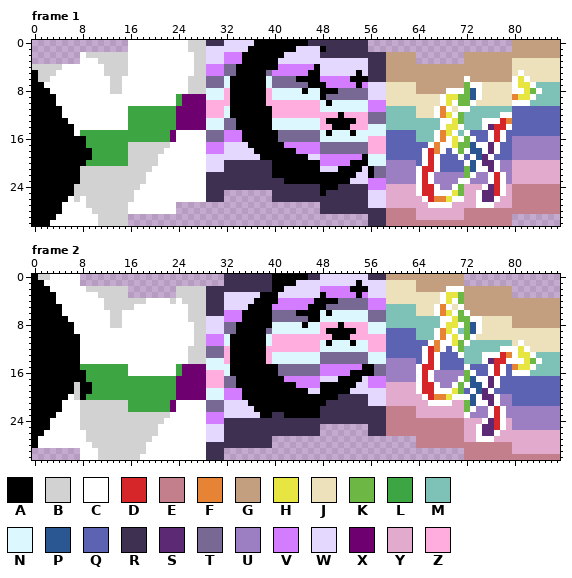
Two states of a pixel-art file, Assets/button wave/marcus pride button wave.aseprite. The picture above is the old version.
88x31 pixels, 8 frames. Shown: frame 1, frame 2. The commit also changed other frames, which this record leaves out.
Palette (. is transparent): A #000000  B #d2d2d2  C #ffffff  D #d62629  E #c37f8c  F #e78335  G #c39f7f  H #e7e542  J #ede1bb  K #6db744  L #3da542  M #7ec2b7  N #ddf7ff  P #2a5792  Q #5c63b3  R #3e3050  S #5c2974  T #776894  U #9c7fc2  V #d37cff  W #e5d8ff  X #6e0070  Y #e2aacd  Z #ffadde
Pixels before, frame 1 (only the part around the change), first column x 17:
 0 CCCCCCCCCBBBRRRWWWWWAAAAAAAAARRRRRRRRRR............
 1 CCCCCCCCCBBBWWWWWWWAAAAAAAAWWWWARRRRRRR............
 2 CCCCCCCCCCBBWWWVVVAAAAAAAWWWWWWRRRRRRRRRRRGGGGG....
 3 CCCCCCCCCCBBWWWVVVAAAAAAWWWWWWWWWWWWWWWRRRGGGGG....
 4 CCCCCCCCCCBBVVVTTAAAAAAAVVVVVVAWWWWWWWWRRRGGGGGGGGG
 5 CCCCCCCCCCBBVVVTTAAAAATVVVVVVAAWWWWWWAWRRRGGGGGGGGG
 6 CCCCCCCCCBBBTTTNAAAAAANTTTTAAAAVVVVVAAARRRGGGGGGGGG
 7 CCCCCCCCCBBBTTTNAAAAAANTTTTTTAAAVVVVVAVWWWJJJJJGGGG
 8 CCCCCCCCCBBBNNNZAAAAAAZNNNNNANNAAATTTTTWWWJJJJJGGGG
 9 CCCCCCCLXXXXNNNZAAAAAAZNNNNNNNNATTTTTTTWWWJJJJJJJJJ
10 CCCCCCCLXXXXZZZZAAAAAAZZZZZZZZZNANNNNNNVVVJJJJJJJJJ
11 LLLLLLLXXXXXZZZNAAAAAAAZZZZZZZZNNNNNNNNVVVMMMMMJJJC
12 LLLLLLLXXXXXZZZNAAAAAAAZZZZZZZZZZZAZZZZTTTMMMMMJJJC
13 LLLLLLLXXXXXNNNTTAAAAAANNNNNNNNZAAAAAZZTTTMMMMMMMMM
14 LLLLLLLXXXXXNNNTTAAAAAANNNNNNNNZZAAAZZZNNNMMMMMMMMM
15 LLLLLLXCCCCCTTTVVVAAAAAATTTTTTTNANNNANNNNNQQQQQMMMC
16 LLLLLLXCCCCCTTTVVVAAAAAATTTTTTTNNNNNNNNZZZQQQQQMMMC
17 BBBBBBCCCCCCVVVWWWWAAAAAAVVVVVVTTTTTTTTZZZQQQQQQQCF
18 BBBBBCCCCCCCVVVWWWWWAAAAAAAVVVVTTTTTTTTZZZQQQQQQCDF
19 BBBBCCCCCCCCWWWWWWWWWAAAAAAAAWWVVVVVVVANNNQQQQQQCDC
20 BBBBCCCCCCCCWWWRRRRRRRRAAAAAAAAVVVVVAAANNNUUUUUQCDC
21 BBBCCCCCCCCCWWWRRRRRRRRAAAAAAAAWWWAAAAWATTUUUUUCDDC
22 BBCCCCCCCCCCRRRRRRRRRRRAAAAAAAAAAAAAAWWATTUUUUUCDCU
23 BBCCCCCCCCCCRRRRRRRRRRRRRAAAAAAAAAAAWWWVVVUUUUUCDCU
24 BCCCCCCCCCCCRRRRRRRRRRRRRRRRRRRAAARRRRRVVVYYYYYCDDC
25 CCCCCCCCCCCCRRR........RRRRRRRRARRRRRRRWWWYYYYYCDDC
26 CCCCCCCCCCCCRRR........RRRRRRRRRRRRRRRRWWWYYYYYYCDF
27 CCCCCCC........................RRRRRRRRWWWYYYYYYYCC
28 CCCCCCC........................RRRRRRRRRRREEEEEYYYY
29 .......................................RRREEEEEYYYY
30 .......................................RRREEEEEEEEE
Pixels before, frame 2 (only the part around the change), first column x 18:
 0 ..............RRRRRRRRAAAAAARRWWWWWWWWRRRGGG
 1 ..............RRRRRRRRAAAAWWWWWWWWWWAWWWWJJJ
 2 ......BBBBBRRRRRRRRRRRAAWWWWWWVVVVVAAAWWWJJJ
 3 ......BBBBBRRRWWWWWWAAAWWWWWWWAVVVVVAVWWWJJJ
 4 BCCCCBCBBBBRRRWWWWWAAAAVVVVVVAAAATTTTTVVVJJJ
 5 CCCCCCCCBBBRRRWWWWAAAAVVVVVVAAATTTTTTTVVVMMM
 6 CCCCCCCCBBBRRRVVVAAAAATTTTAAAANANNNNNNTTTMMM
 7 CCCCCCCCBBBWWWVVVAAAAATTTTTTAANNNNNNNNTTTMMM
 8 CCCCCCCCCBBWWWTTAAAAAANNNNNANNZZZAZZZZNNNMMM
 9 CCCCCCCCCBBWWWTTAAAAATNNNNNNNNZAAAAAZZNNNQQQ
10 CCCCCCCCCBBVVVNAAAAAANZZZZZZZZZZAAAZZZZZZQQQ
11 CCCCCCCCCBBVVVNAAAAAANZZZZZZZZNANNNANNZZZQQQ
12 CCCCCCCCBBBTTTZAAAAAAZZZZZZZZZNNNNNNNNZZZQQQ
13 CCCCCCCCBBBTTTZAAAAAAZNNNNNNNNTTTTTTTTNNNQQQ
14 CCCCCCCCBBBNNNZAAAAAAZNNNNNNNNTTTTTTTTNNNUUU
15 CCCCCCLXXXXNNNNAAAAAAAATTTTTTTVVVVVVVAATTUUU
16 CCCCCCLXXXXZZZNAAAAAAAATTTTTTTVVVVVAAAATTUUU
17 LLLLLLXXXXXZZZTTAAAAAAAAVVVVVVWWWAAAAWVVVUUU
18 LLLLLLXXXXXZZZTTAAAAAAAAAAVVVVAAAAAAWWVVVYYY
19 LLLLLLXXXXXNNNVVVAAAAAAAAAAAWWAAAAAWWWWWWYYY
20 LLLLLLXXXXXNNNVVVAAAAAAAAAAAAAAAARRRRRWWWYYY
21 LLLLLXCCCCCTTTWWWWAAAAAAAAAAAAARRRRRRRWWWYYY
22 LLLLLXCCCCCTTTWWWWWAAAAAAAAAAARRRRRRRRRRREEE
23 BBBBBCCCCCCVVVWWWWWWAARRAAAAAARRRRRRRRRRREEE
24 BBBBCCCCCCCVVVRRRRRRRRRRRRRRRRRRRRRRRRRRREEE
25 BBBCCCCCCCCWWWRRRRRRRRRRRRRRRR........RRREEE
26 BBBCCCCCCCCWWWRRRRRRRRRRRRRRRR........RRREEE
27 BBCCCCCCCCCWWWRRRRRRRR......................
28 BCCCCCCCCCCRRRRRRRRRRR......................
29 BCCCCCCCCCCRRR..............................
30 CCCCCCCCCCCRRR..............................
The same view after the edit:
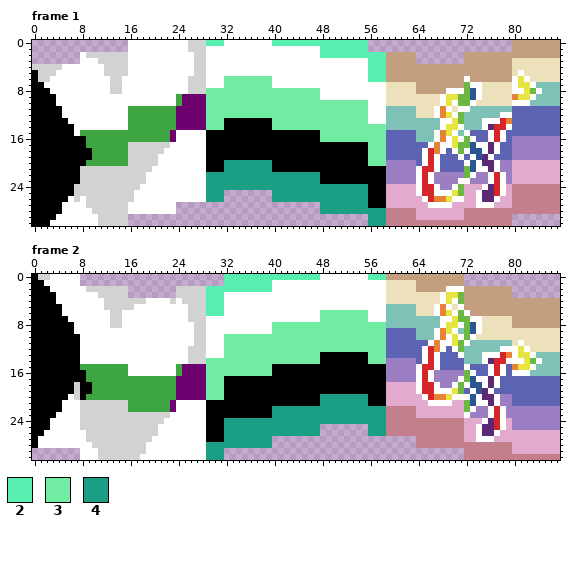
Colours new in this view: 2 #58efb3  3 #72eba5  4 #1a9f85
From old to new:
layer "Layer 3" added
layer "Layer Copy" now hidden
Frame 1:
y 0: x 29..55 RRRWWWWWAAAAAAAAARRRRRRRRRR -> 222CCCCCCCC2222222222222222
y 1: x 29..55 WWWWWWWAAAAAAAAWWWWARRRRRRR -> CCCCCCCCCCCCCCCCCCC22222222
y 2: x 29..58 WWWVVVAAAAAAAWWWWWWRRRRRRRRRRR -> CCCCCCCCCCCCCCCCCCC22222222222
y 3: x 29..58 WWWVVVAAAAAAWWWWWWWWWWWWWWWRRR -> CCCCCCCCCCCCCCCCCCCCCCCCCCC222
y 4: x 29..58 VVVTTAAAAAAAVVVVVVAWWWWWWWWRRR -> CCCCCCCCCCCCCCCCCCCCCCCCCCC222
y 5: x 29..58 VVVTTAAAAATVVVVVVAAWWWWWWAWRRR -> CCCCCCCCCCCCCCCCCCCCCCCCCCC222
y 6: x 29..58 TTTNAAAAAANTTTTAAAAVVVVVAAARRR -> CCC33333333CCCCCCCCCCCCCCCC222
y 7: x 29..58 TTTNAAAAAANTTTTTTAAAVVVVVAVWWW -> CCC33333333CCCCCCCCCCCCCCCCCCC
y 8: x 29..58 NNNZAAAAAAZNNNNNANNAAATTTTTWWW -> 3333333333333333333CCCCCCCCCCC
y 9: x 29..58 NNNZAAAAAAZNNNNNNNNATTTTTTTWWW -> 3333333333333333333CCCCCCCCCCC
y 10: x 29..58 ZZZZAAAAAAZZZZZZZZZNANNNNNNVVV -> 333333333333333333333333333CCC
y 11: x 29..58 ZZZNAAAAAAAZZZZZZZZNNNNNNNNVVV -> 333333333333333333333333333CCC
y 12: x 29..58 ZZZNAAAAAAAZZZZZZZZZZZAZZZZTTT -> 333333333333333333333333333CCC
y 13: x 29..33 NNNTT -> 333AA; x 40..58 NNNNNNNNZAAAAAZZTTT -> 3333333333333333CCC
y 14: x 29..33 NNNTT -> 333AA; x 40..58 NNNNNNNNZZAAAZZZNNN -> 3333333333333333333
y 15: x 29..34 TTTVVV -> AAAAAA; x 41..58 TTTTTTTNANNNANNNNN -> AAAAAAA33333333333
y 16: x 29..34 TTTVVV -> AAAAAA; x 41..58 TTTTTTTNNNNNNNNZZZ -> AAAAAAA33333333333
y 17: x 29..35 VVVWWWW -> AAAAAAA; x 42..58 VVVVVVTTTTTTTTZZZ -> AAAAAAAAAAAAAA333
y 18: x 29..36 VVVWWWWW -> AAAAAAAA; x 44..58 VVVVTTTTTTTTZZZ -> AAAAAAAAAAAA333
y 19: x 29..37 WWWWWWWWW -> AAAAAAAAA; x 46..54 WWVVVVVVV -> AAAAAAAAA; x 56..58 NNN -> 333
y 20: x 29..39 WWWRRRRRRRR -> AAA44444444; x 48..52 VVVVV -> AAAAA; x 56..58 NNN -> 333
y 21: x 29..39 WWWRRRRRRRR -> AAA44444444; x 48..50 WWW -> AAA; x 55 W -> A; x 57..58 TT -> AA
y 22: x 29..47 RRRRRRRRRRRAAAAAAAA -> 4444444444444444444; x 54..55 WW -> AA; x 57..58 TT -> AA
y 23: x 29..47 RRRRRRRRRRRRRAAAAAA -> 4444444444444444444; x 53..58 WWWVVV -> AAAAAA
y 24: x 29..58 RRRRRRRRRRRRRRRRRRRAAARRRRRVVV -> 444444444444444444444444444AAA
y 25: x 29..31 RRR -> 444; x 40..58 RRRRRRRRARRRRRRRWWW -> 4444444444444444AAA
y 26: x 29..31 RRR -> 444; x 40..58 RRRRRRRRRRRRRRRRWWW -> 4444444444444444AAA
y 27: x 48..58 RRRRRRRRWWW -> 44444444AAA
y 28: x 48..58 RRRRRRRRRRR -> 44444444444
y 29..30: x 56..58 RRR -> 444
Frame 2:
y 0: x 32..58 RRRRRRRRAAAAAARRWWWWWWWWRRR -> 2222222222222222CCCCCCCC222
y 1: x 32..58 RRRRRRRRAAAAWWWWWWWWWWAWWWW -> 22222222CCCCCCCCCCCCCCCCCCC
y 2: x 29..58 RRRRRRRRRRRAAWWWWWWVVVVVAAAWWW -> 22222222222CCCCCCCCCCCCCCCCCCC
y 3: x 29..58 RRRWWWWWWAAAWWWWWWWAVVVVVAVWWW -> 222CCCCCCCCCCCCCCCCCCCCCCCCCCC
y 4: x 29..58 RRRWWWWWAAAAVVVVVVAAAATTTTTVVV -> 222CCCCCCCCCCCCCCCCCCCCCCCCCCC
y 5: x 29..58 RRRWWWWAAAAVVVVVVAAATTTTTTTVVV -> 222CCCCCCCCCCCCCCCCCCCCCCCCCCC
y 6: x 29..58 RRRVVVAAAAATTTTAAAANANNNNNNTTT -> 222CCCCCCCCCCCCCCCC33333333CCC
y 7: x 29..58 WWWVVVAAAAATTTTTTAANNNNNNNNTTT -> CCCCCCCCCCCCCCCCCCC33333333CCC
y 8: x 29..58 WWWTTAAAAAANNNNNANNZZZAZZZZNNN -> CCCCCCCCCCC3333333333333333333
y 9: x 29..58 WWWTTAAAAATNNNNNNNNZAAAAAZZNNN -> CCCCCCCCCCC3333333333333333333
y 10: x 29..58 VVVNAAAAAANZZZZZZZZZZAAAZZZZZZ -> CCC333333333333333333333333333
y 11: x 29..58 VVVNAAAAAANZZZZZZZZNANNNANNZZZ -> CCC333333333333333333333333333
y 12: x 29..58 TTTZAAAAAAZZZZZZZZZNNNNNNNNZZZ -> CCC333333333333333333333333333
y 13: x 29..58 TTTZAAAAAAZNNNNNNNNTTTTTTTTNNN -> CCC3333333333333333AAAAAAAA333
y 14: x 29..58 NNNZAAAAAAZNNNNNNNNTTTTTTTTNNN -> 3333333333333333333AAAAAAAA333
y 15: x 29..39 NNNNAAAAAAA -> 33333333333; x 41..54 TTTTTTTVVVVVVV -> AAAAAAAAAAAAAA; x 57..58 TT -> AA
y 16: x 29..39 ZZZNAAAAAAA -> 33333333333; x 41..52 TTTTTTTVVVVV -> AAAAAAAAAAAA; x 57..58 TT -> AA
y 17: x 29..33 ZZZTT -> 333AA; x 42..50 VVVVVVWWW -> AAAAAAAAA; x 55..58 WVVV -> AAAA
y 18: x 29..33 ZZZTT -> 333AA; x 44..47 VVVV -> AAAA; x 54..58 WWVVV -> AAAAA
y 19: x 29..34 NNNVVV -> 333AAA; x 46..47 WW -> AA; x 53..58 WWWWWW -> AAAAAA
y 20: x 29..34 NNNVVV -> 333AAA; x 48..58 AAARRRRRWWW -> 44444444AAA
y 21: x 29..35 TTTWWWW -> AAAAAAA; x 48..58 ARRRRRRRWWW -> 44444444AAA
y 22: x 29..36 TTTWWWWW -> AAAAAAAA; x 40..58 AAAAAAAARRRRRRRRRRR -> 4444444444444444444
y 23: x 29..37 VVVWWWWWW -> AAAAAAAAA; x 40..58 RRAAAAAARRRRRRRRRRR -> 4444444444444444444
y 24: x 29..58 VVVRRRRRRRRRRRRRRRRRRRRRRRRRRR -> AAA444444444444444444444444444
y 25..26: x 29..47 WWWRRRRRRRRRRRRRRRR -> AAA4444444444444444; x 56..58 RRR -> 444
y 27: x 29..39 WWWRRRRRRRR -> AAA44444444
y 28: x 29..39 RRRRRRRRRRR -> 44444444444
y 29..30: x 29..31 RRR -> 444
Pixel boxes of the changes (left, top, right, bottom) in both pictures:
changed: (206, 40, 386, 226)
changed: (206, 274, 386, 460)
